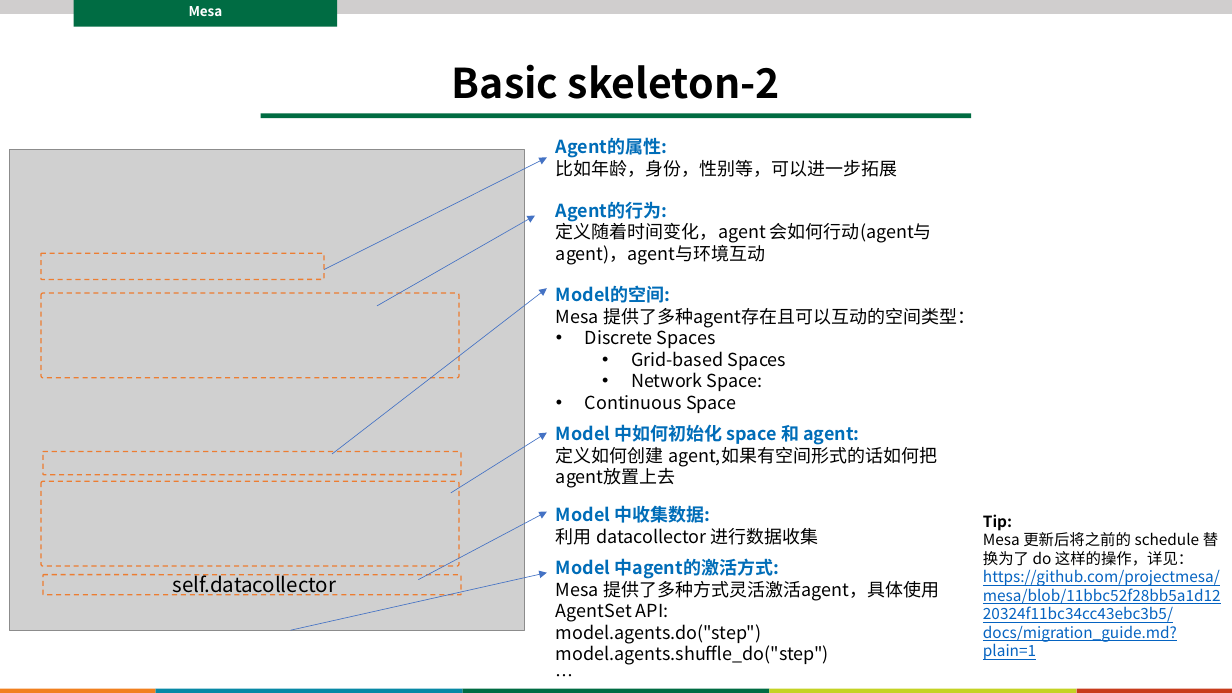
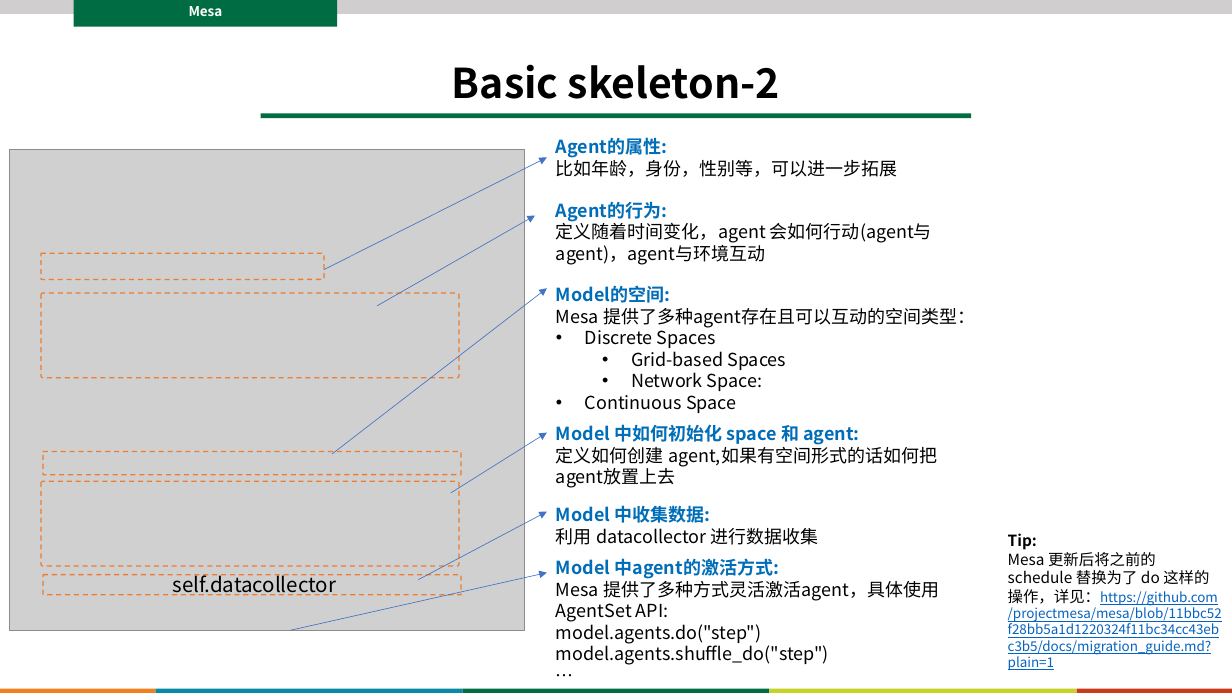
Before and after one commit to abmind-community/course-2025, a slide deck: slide 4 of lectures/lec01/lec01_1314_mesa_exercises.pptx (slide 3 before the commit). Drawn at 1232x693 pixels with LibreOffice and Linux fonts; fonts in the diff are those of the drawing; grey boxes stand for pictures. Boxes give left, top, right and bottom in pixels: in the first picture for what was removed or moved away, otherwise in the second. Text is boxed around its words. In the diff, an @@ line names an element or a change of style, - is before the commit and + after.

```diff
--- a/lectures/lec01/lec01_1314_mesa_exercises.pptx
+++ b/lectures/lec01/lec01_1314_mesa_exercises.pptx
@@ text "Tip:": place and size @@
-text "Tip:" at (983,514,1221,660)
+text "Tip:" at (1008,533,1222,670)
@@ text at (1008,549,1222,670): size 12 to 10.5 pt in "这样的操作，详见：https://github.com/projectmesa/mesa/blob/11bbc52f28 ..." @@
```
Also in this commit, not shown: 5 other slides changed, 1 slide added, 3 other files.
